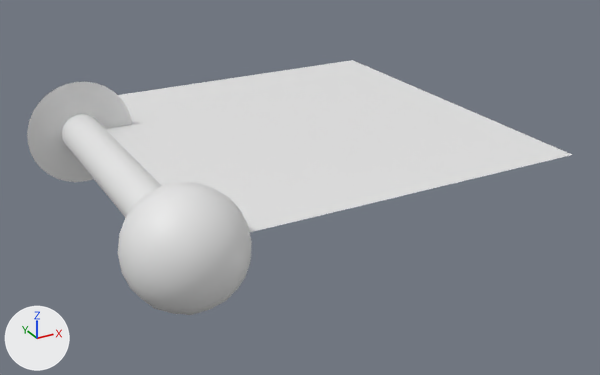
The Blender file bga/assets.blend, before and after one commit.
The view is the same before and after, from a 50 mm lens placed at (-0.484, -1.328, 0.737), pointed at (0.449, 0.367, -0.111). The axes (+X, +Y, +Z) are drawn at lower left. The lights are the same throughout.

Objects in the first picture: 'Parallelogram.Plane', 'Point.Body', 'Vector.Body', 'Vector.Head'.
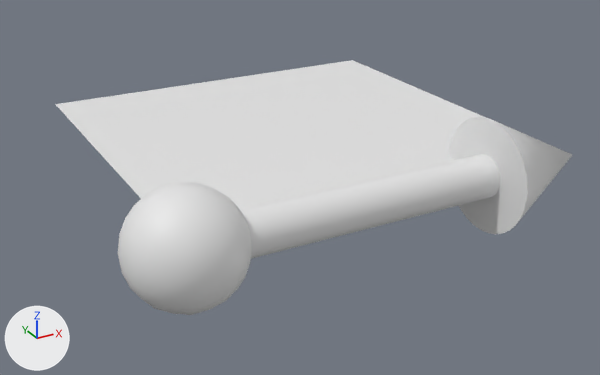
What differs and where, as boxes (x1, y1, x2, y2) in the pictures (600 x 375 px):
'Vector.Body', turned
    before: (62, 114, 161, 218)
    after: (239, 154, 500, 259)
'Vector.Head', moved, turned
    before: (27, 82, 132, 182)
    after: (448, 117, 572, 234)

The change, as a list of edits to the scene's bpy script:
```text
Change ob_vector_body:
    ob_vector_body.rotation_euler: (0.0, 0.0, 0.0) -> (0.0, 0.0, -1.571)  # degrees (0, 0, 0) -> degrees (0, 0, -90)
Change ob_vector_head:
    ob_vector_head.location: (0.0, 1.0, 0.0) -> (1.0, 0.0, 0.0)
    ob_vector_head.rotation_euler: (0.0, 0.0, 0.0) -> (0.0, 0.0, -1.571)  # degrees (0, 0, 0) -> degrees (0, 0, -90)
```
